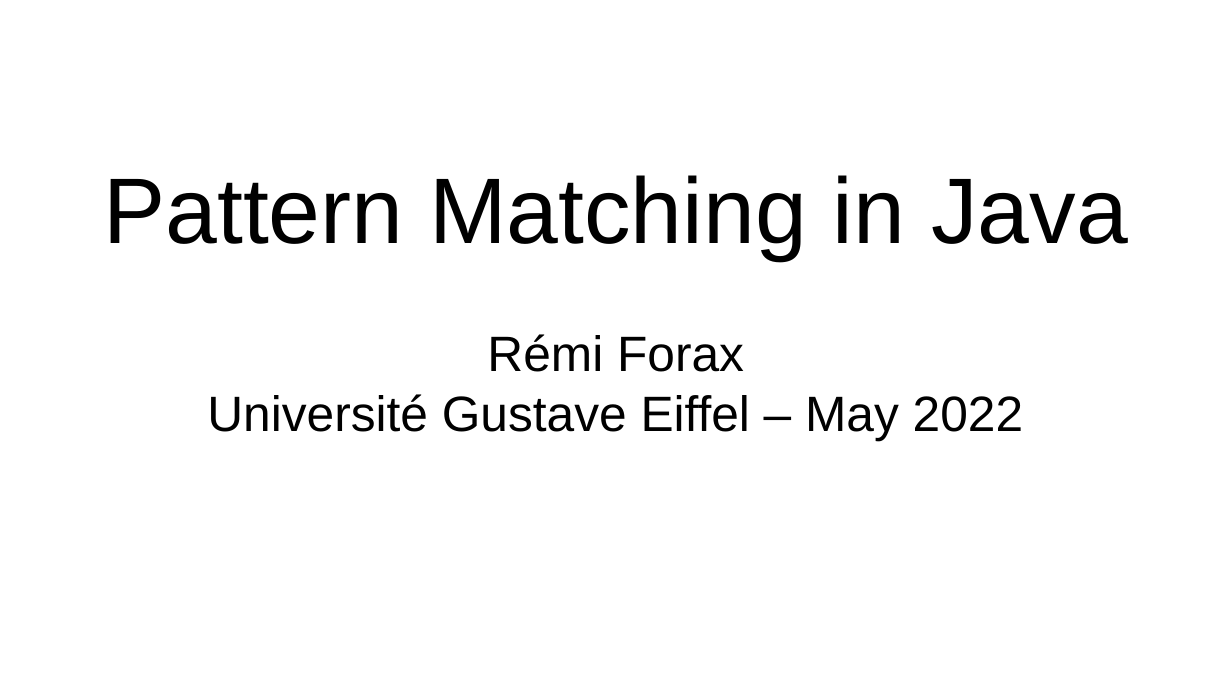
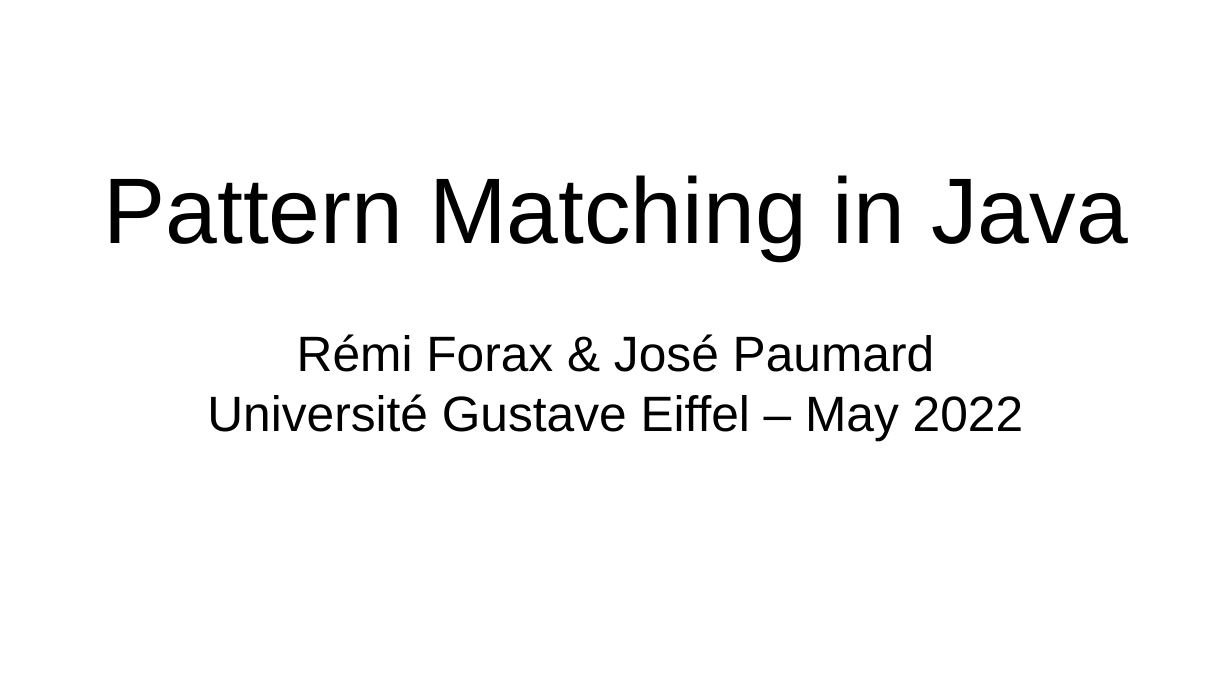
Before and after one commit to forax/pattern-matching, a slide deck: slide 1 of amber.odp. Drawn at 1232x693 pixels with LibreOffice and Linux fonts; fonts in the diff are those of the drawing. Boxes give left, top, right and bottom in pixels: in the first picture for what was removed or moved away, otherwise in the second. Text is boxed around its words. In the diff, an @@ line names an element or a change of style, - is before the commit and + after.

```diff
--- a/amber.odp
+++ b/amber.odp
@@ subtitle at bbox=[103, 175, 1128, 440]: text changed @@
-Pattern Matching in Java
-Rémi Forax
-Université Gustave Eiffel – May 2022
+Pattern Matching in Java
+Rémi Forax & José Paumard
+Université Gustave Eiffel – May 2022
```
Also in this commit, not shown: 5 other slides changed, 8 other files.
